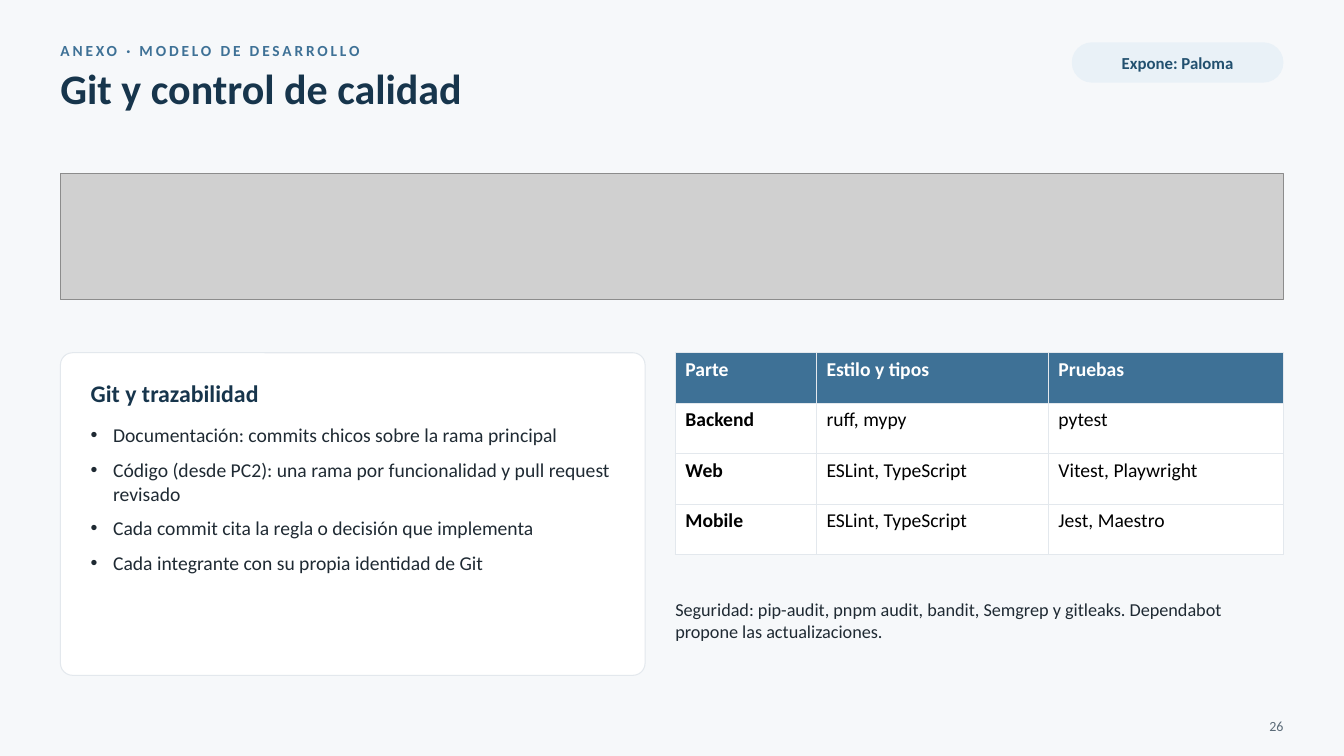
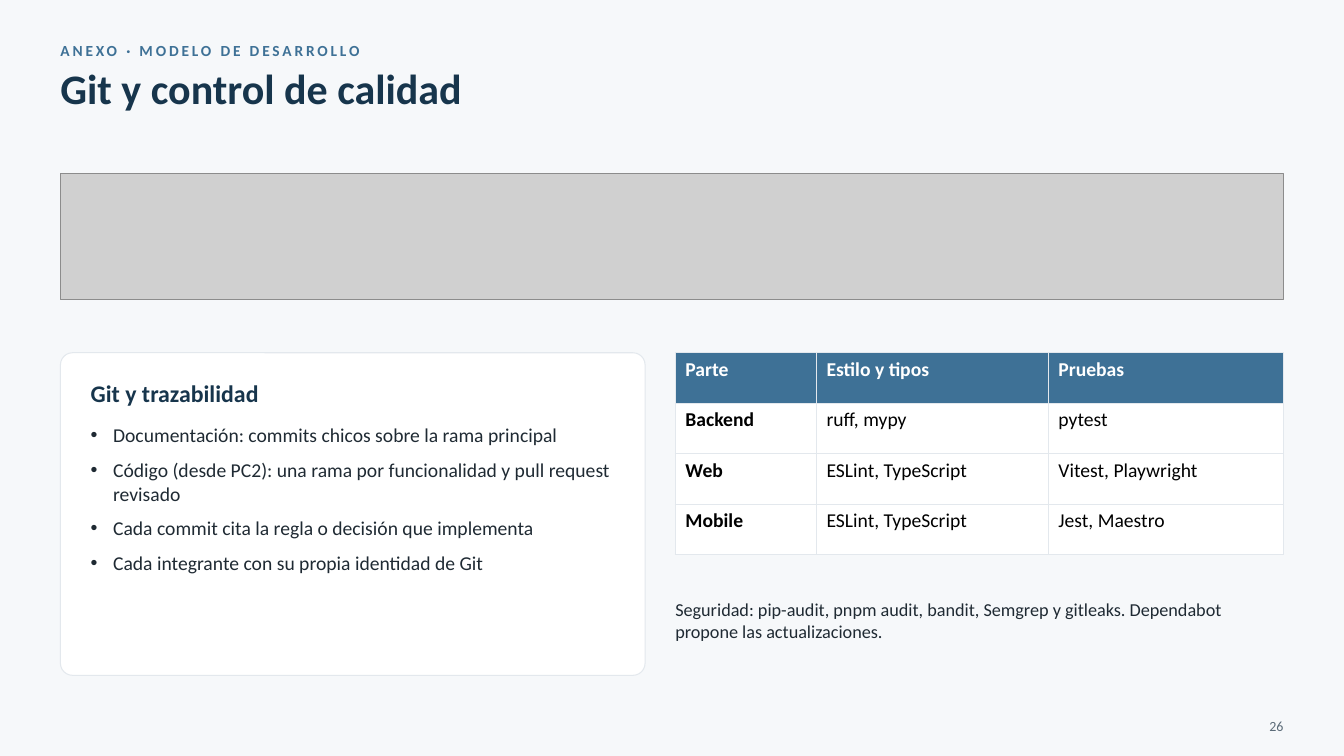
Before and after one commit to FranLuciano04/Vault-Rumbo, a slide deck: slide 26 of 07-Entregables/PC1/Rumbo — PC1 (presentación).pptx. Drawn at 1344x756 pixels with LibreOffice and Linux fonts; fonts in the diff are those of the drawing; grey boxes stand for pictures. Boxes give left, top, right and bottom in pixels: in the first picture for what was removed or moved away, otherwise in the second. Text is boxed around its words. In the diff, an @@ line names an element or a change of style, - is before the commit and + after.

```diff
--- a/07-Entregables/PC1/Rumbo — PC1 (presentación).pptx
+++ b/07-Entregables/PC1/Rumbo — PC1 (presentación).pptx
@@ rounded rectangle removed at box(1072, 42, 1284, 83) @@
@@ text removed at box(1122, 57, 1233, 72) @@
-Expone: Paloma
```
Also in this commit, not shown: 24 other slides changed.
